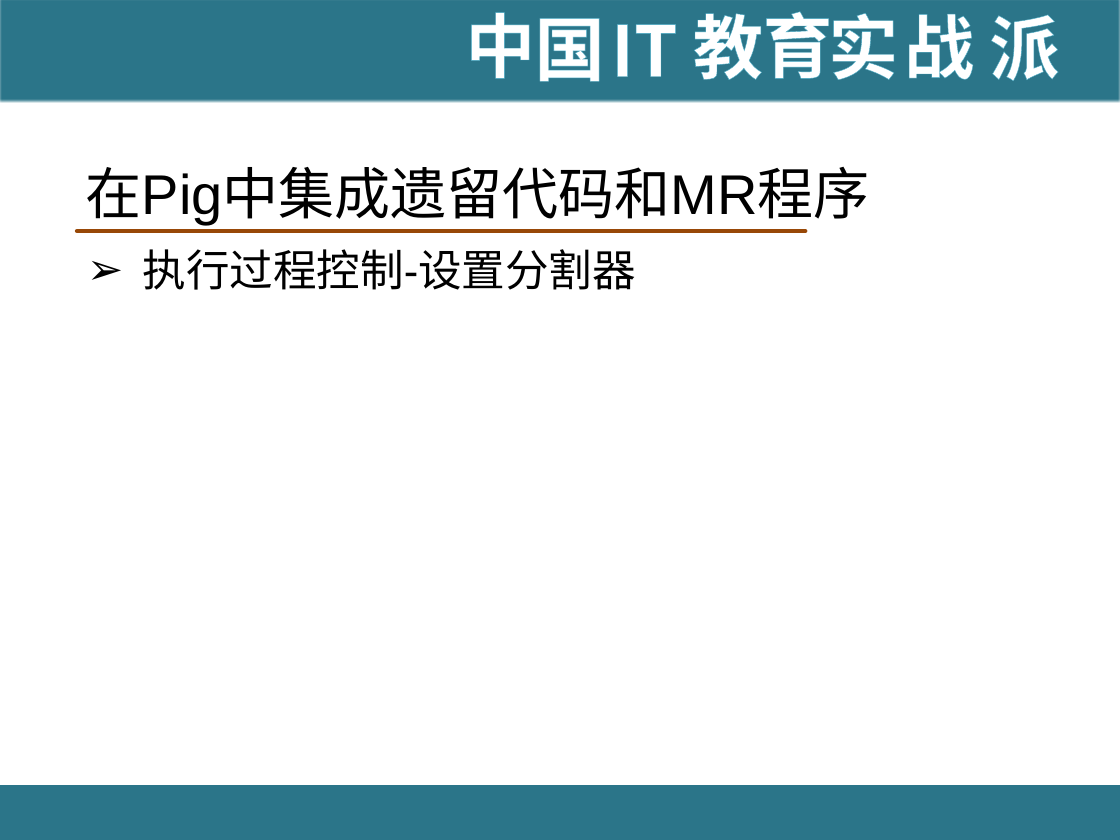
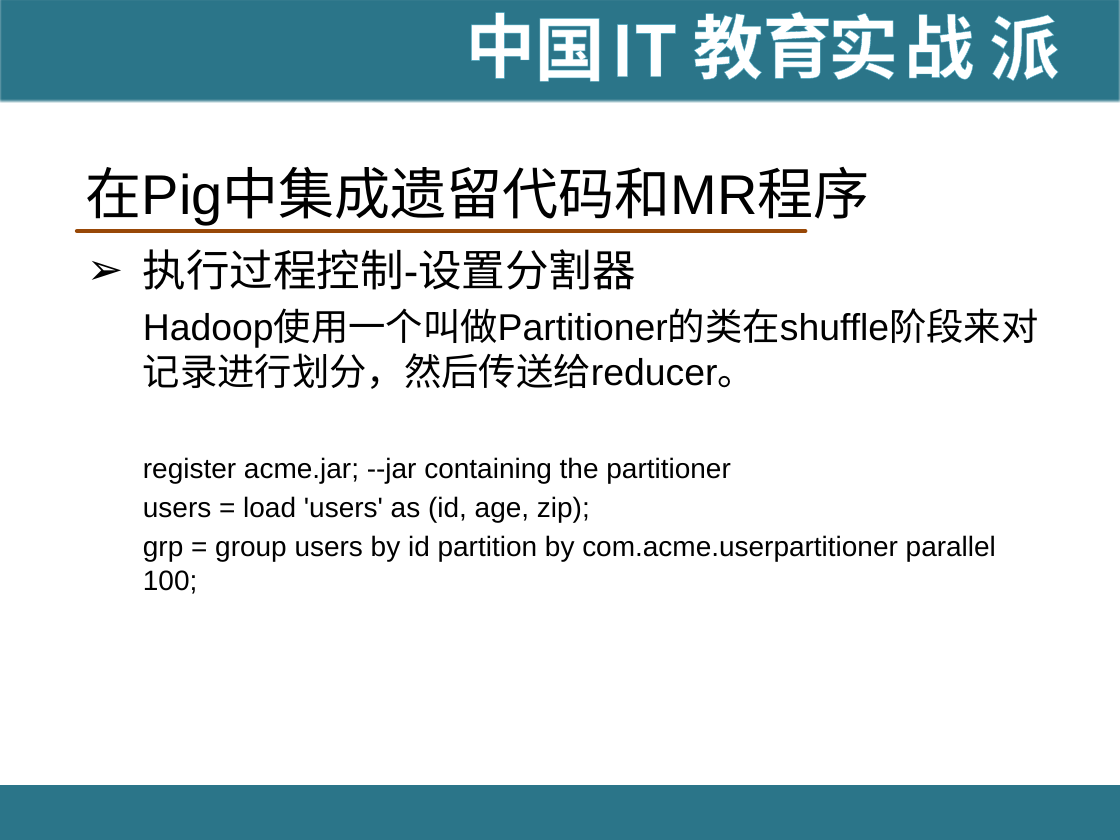
Before and after one commit to hanningxiao/BigData, a slide deck: slide 97 of [IT18掌www.it18zhang.com]Pig.pptx (slide 98 before the commit). Drawn at 1120x840 pixels with LibreOffice and Linux fonts; fonts in the diff are those of the drawing; background and template pictures are left out. Boxes give left, top, right and bottom in pixels: in the first picture for what was removed or moved away, otherwise in the second. Text is boxed around its words. In the diff, an @@ line names an element or a change of style, - is before the commit and + after.

Commit message:
update

```diff
--- a/[IT18掌www.it18zhang.com]Pig.pptx
+++ b/[IT18掌www.it18zhang.com]Pig.pptx
@@ text at [143, 347, 996, 594]: paragraphs added @@
+  Hadoop使用一个叫做Partitioner的类在shuffle阶段来对记录进行划分，然后传送给reducer。
+  register acme.jar; --jar containing the partitioner
+  users = load 'users' as (id, age, zip);
+  grp = group users by id partition by com.acme.userpartitioner parallel 100;
```
Also in this commit, not shown: 13 other slides changed, 1 slide added, 3 slides removed.
